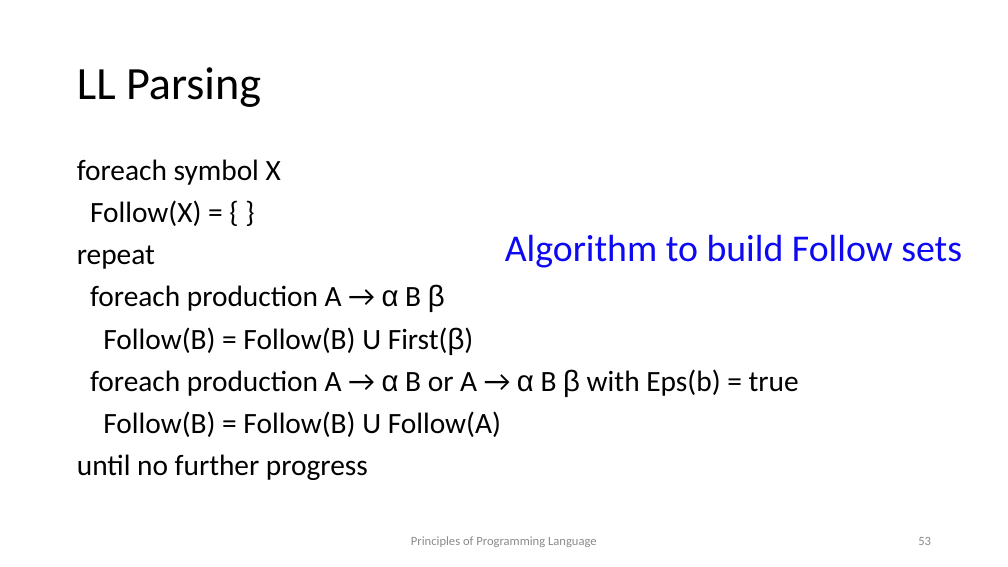
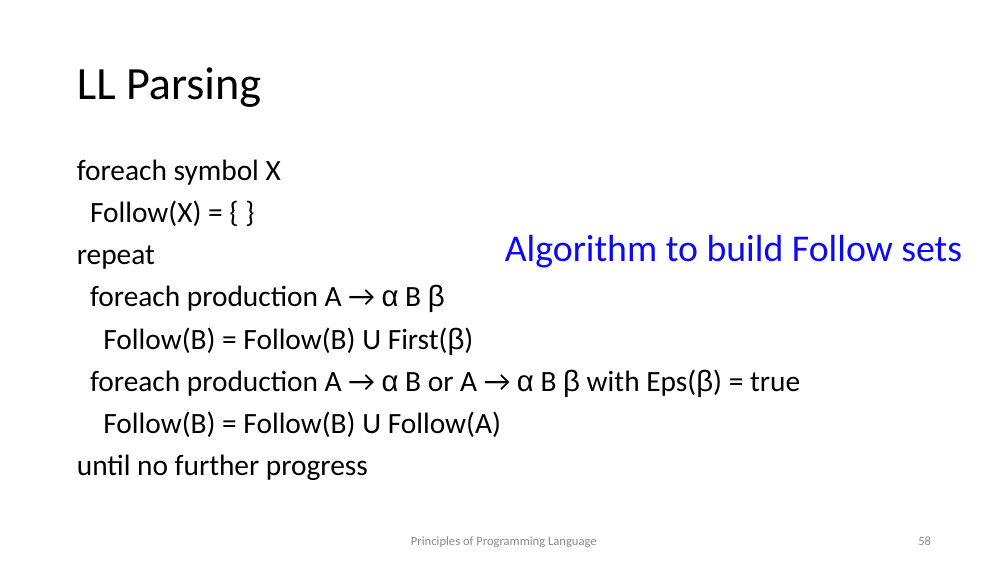
Before and after one commit to kongm/pl-design, a slide deck: slide 58 of syntax.pptx (slide 53 before the commit). Drawn at 1008x567 pixels with LibreOffice and Linux fonts; fonts in the diff are those of the drawing. Boxes give left, top, right and bottom in pixels: in the first picture for what was removed or moved away, otherwise in the second. Text is boxed around its words. In the diff, an @@ line names an element or a change of style, - is before the commit and + after.

```diff
--- a/syntax.pptx
+++ b/syntax.pptx
@@ text at bbox=[90, 369, 800, 397]: text changed @@
-foreach production A → α B or A → α B β with Eps(b) = true
+foreach production A → α B or A → α B β with Eps(β) = true
@@ page number at bbox=[918, 536, 931, 545]: text changed @@
-53
+58
```
Also in this commit, not shown: 1 other file.
